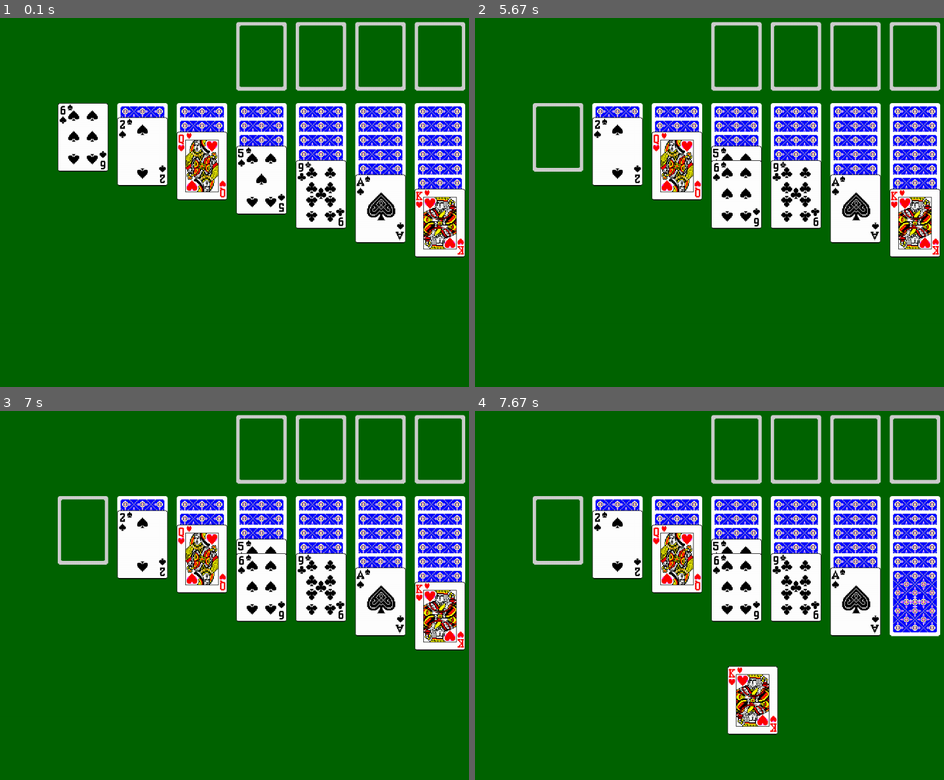
Above: before the commit, frames 1-4 (two rows, left to right).
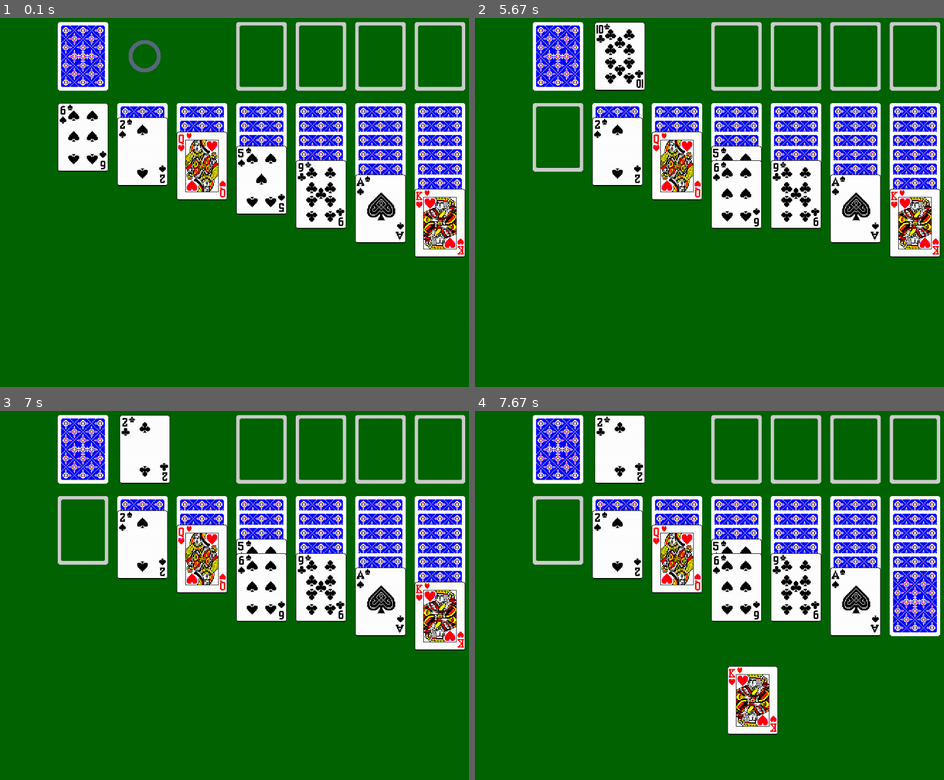
Above: after the commit, the same moments.

Repository: Asteinch/pygame-kabal
Game: pygame game, started from code/game.py
The game is run twice, just before and just after one commit, with the same random seed, the same clock (stepped at 60 frames per second) and the same inputs.
Inputs (mouse positions are in pixels of both pictures, inside the frame that each line leads up to):
- Up to frame 1 (0.1 s): no input
- Up to frame 2 (5.67 s): press the mouse at (854, 209) at 0.37 s; move the mouse to (826, 143) at 0.47 s; release the mouse at (803, 80) at 0.6 s; press the mouse at (559, 136) at 0.7 s; move the mouse to (521, 121) at 0.8 s; release the mouse at (484, 106) at 0.93 s; press the mouse at (854, 139) at 1.03 s; move the mouse to (873, 239) at 1.13 s; release the mouse at (892, 342) at 1.27 s; press the mouse at (854, 139) at 1.37 s; move the mouse to (840, 150) at 1.47 s; release the mouse at (826, 165) at 1.6 s; press the mouse at (559, 136) at 1.7 s; move the mouse to (671, 110) at 1.8 s; release the mouse at (789, 88) at 1.93 s; press the mouse at (559, 136) at 2.03 s; move the mouse to (667, 113) at 2.13 s; release the mouse at (775, 91) at 2.27 s; press the mouse at (559, 136) at 2.37 s; move the mouse to (639, 180) at 2.47 s; release the mouse at (718, 220) at 2.6 s; press the mouse at (854, 54) at 2.7 s; move the mouse to (845, 80) at 2.8 s; release the mouse at (836, 106) at 2.93 s; press the mouse at (676, 165) at 3.03 s; move the mouse to (578, 125) at 3.13 s; release the mouse at (479, 84) at 3.27 s; press the mouse at (737, 139) at 3.37 s; move the mouse to (700, 191) at 3.47 s; release the mouse at (667, 243) at 3.6 s; press the mouse at (737, 139) at 3.7 s; move the mouse to (676, 224) at 3.8 s; release the mouse at (615, 309) at 3.93 s; press the mouse at (615, 110) at 4.03 s; move the mouse to (643, 187) at 4.13 s; release the mouse at (667, 265) at 4.27 s; press the mouse at (915, 125) at 4.37 s; move the mouse to (836, 220) at 4.47 s; release the mouse at (756, 313) at 4.6 s; press the mouse at (737, 125) at 4.7 s; move the mouse to (789, 195) at 4.8 s; release the mouse at (840, 265) at 4.93 s; press the mouse at (559, 54) at 5.53 s; move the mouse to (564, 147) at 5.63 s
- Up to frame 3 (7 s): release the mouse at (93, 628) at 5.77 s; press the mouse at (84, 447) at 5.87 s; move the mouse to (79, 466) at 5.97 s; release the mouse at (75, 484) at 6.1 s; press the mouse at (84, 447) at 6.2 s; move the mouse to (145, 543) at 6.3 s; release the mouse at (211, 639) at 6.43 s; press the mouse at (318, 588) at 6.53 s; move the mouse to (211, 628) at 6.63 s; release the mouse at (98, 672) at 6.77 s; press the mouse at (318, 518) at 6.87 s; move the mouse to (206, 584) at 6.97 s
- Up to frame 4 (7.67 s): release the mouse at (568, 654) at 7.1 s; press the mouse at (915, 617) at 7.2 s; move the mouse to (836, 562) at 7.3 s; release the mouse at (761, 510) at 7.43 s; press the mouse at (854, 602) at 7.53 s; move the mouse to (728, 665) at 7.63 s

The runs differ from the first frame. In frame 1, 2.3% of the frame differs, in the area x 12-35%, y 1-20%; in frame 2, 4.1%, in the area x 12-37%, y 1-20%; in frame 3, 4.1%; in frame 4, 4.1%.

Commit message:
1 kort kabal funker

Diff:
--- a/code/card.py
+++ b/code/card.py
@@ -2,7 +2,6 @@
 import re
 import random
 import os
-import time
 
 class Card:
 
@@ -13,6 +12,8 @@
         self.all_cards = []
         self.piles = [[], [], [], [], [], [], []]
         self.deck =[]
+        self.deck_opened =[]
+
         self.held_cards = []
 
         self.top_decks = [[], [], [], []]
@@ -22,7 +23,8 @@
 
         self.pile_number = 0
 
-        self.pile_dragged_from = int
+        self.pile_dragged_from = -1
+        self.deck_dragged_from = False
 
         self.back_card = pygame.image.load("images/h96/upscaled/backbluepattern.png")
         self.empty_tile = pygame.image.load("images/h96/upscaled/emptytile.png")
@@ -36,6 +38,7 @@
         self.shuffle()
         self.deal_cards()
 
+# ------------ Klargjøring og Data
 
     def get_value_and_type(self, name):
 
@@ -63,7 +66,7 @@
 
     def get_card_hitbox(self, x, y, pile, card):
 
-        return pygame.Rect(x, y, 104, 30) if card != pile[-1] else pygame.Rect(x, y, 106, 144)
+        return pygame.Rect(x, y, 106, 30) if card != pile[-1] else pygame.Rect(x, y, 106, 144)
 
     def extract_number(self, filename):
 
@@ -84,11 +87,15 @@
 
         self.deck = self.all_cards
 
+        for pile in self.deck:
+
+            pile[2] = pygame.Rect(300, 30, 106, 144)
+            pile[3] = False
+
         for pile in self.piles:
             pile[-1][3] = False
 
-        print(self.piles)
-
+# ------------- Grafikk
 
     def print_held_cards(self):
 
@@ -103,7 +110,6 @@
                 self.win.blit(card[0], (pos[0], pos[1] + y_increase))
 
                 y_increase += 30
-
 
     def print_top_decks(self):
 
@@ -136,6 +142,46 @@
                 print_y += 30
             print_x += 125
 
+    def print_deck(self):
+
+        if len(self.deck_opened) == 0:
+            self.win.blit((pygame.image.load("images/h96/upscaled/restock.png")), (430, 30))
+        else:
+            self.win.blit((self.deck_opened[-1][0]), (430, 30))
+
+        if len(self.deck) == 0:
+            self.win.blit((pygame.image.load("images/h96/upscaled/restock.png")), (300, 30))
+        else:
+            self.win.blit(self.back_card, (300, 30))
+
+# ------------- Pårvirkes
+
+    def pick_from_deck(self):
+
+        pos = pygame.mouse.get_pos()
+
+        if len(self.held_cards) == 0:
+
+            if len(self.deck_opened) > 0 and self.deck_opened[-1][2].collidepoint(pos):
+
+                self.held_cards.append(self.deck_opened[-1])
+                self.deck_dragged_from = self.deck_opened[-1]
+                self.deck_opened.remove(self.deck_opened[-1])
+                return True
+
+            if len(self.deck) > 0 and pygame.Rect(300, 30, 106, 144).collidepoint(pos):
+
+                self.deck_opened.append(self.deck[-1])
+                self.deck.remove(self.deck[-1])
+                self.deck_opened[-1][2] = pygame.Rect(430, 30, 106, 144)
+                return True
+
+            if len(self.deck) == 0 and pygame.Rect(300, 30, 106, 144).collidepoint(pos):
+
+                self.deck_opened.reverse()
+                self.deck = self.deck_opened
+                self.deck_opened = []
+                return True
 
     def pick_up_cards(self):
 
@@ -148,19 +194,16 @@
             for pile_number, pile in enumerate(self.piles):
                 for card in pile:
 
-                    if card[2].collidepoint(pos) and card[3] == False:
-
+                    if card[2].collidepoint(pos) and card[3] == False and not pygame.Rect(430, 30, 106, 144).collidepoint(pos):
                         if len(self.held_cards) == 0:
-
 
                             index_of_card = pile.index(card)
                             self.held_cards = [inner_list for inner_list in pile[index_of_card:]]
-
                             self.piles[pile_number] = [card for card in pile if card not in self.held_cards]
-
                             self.pile_dragged_from = pile_number
-
                             self.pile_number = pile_number
+
+                            return True
 
     def drop_cards(self):
 
@@ -170,7 +213,7 @@
 
             for hitbox_index, hitbox in enumerate(self.pile_is_empty):
                 if (hitbox.collidepoint(pos)) and (self.held_cards[0][1][1] == 13 or hitbox_index == self.pile_number):
-                # for tomme bunker
+                    # for tomme bunker
 
                     self.piles[hitbox_index].extend(self.held_cards)
                     self.held_cards = []
@@ -178,12 +221,13 @@
 
                     if len(self.piles[self.pile_dragged_from]) > 0 and self.piles[self.pile_dragged_from][-1][3]:
                         self.piles[self.pile_dragged_from][-1][3] = False
+                        return True
 
                     return False
 
             for pile_number, pile in enumerate(self.piles):
                 for card in pile:
-                # for vanlig plasseringer
+                    # for vanlig plasseringer
 
                     if card[2].collidepoint(pos) and (self.can_place(card, pile_number) == True):
 
@@ -193,9 +237,11 @@
                         if len(self.piles[self.pile_dragged_from]) > 0 and self.piles[self.pile_dragged_from][-1][3]:
                             self.piles[self.pile_dragged_from][-1][3] = False
 
+                        return True
+
             if len(self.held_cards) == 1:
                 for index, slot in enumerate(self.top_decks):
-                # for toppbunkene
+                    # for toppbunkene
 
                     if slot[0][2].collidepoint(pos):
 
@@ -217,6 +263,17 @@
                                 self.piles[self.pile_dragged_from][-1][3] = False
                             break
 
+                        return True
+
+            if pygame.Rect(430, 30, 106, 144).collidepoint(pos) and self.held_cards[0] == self.deck_dragged_from:
+
+                self.deck_opened.append(self.held_cards[0])
+                self.held_cards = []
+
+                return True
+
+
+# ------------- Status og Bekreftning
 
     def can_place(self, card, pile_number):
 
@@ -227,18 +284,22 @@
             if (card[1][0] == "spades" or card[1][0] == "clubs") and (self.held_cards[0][1][0] == "diamonds" or self.held_cards[0][1][0] == "hearts"):
                 return True
 
-        elif pile_number == self.pile_number:
+        elif pile_number == self.pile_dragged_from:
             return True
 
         return False
 
-    #def can_place_on_top_deck(card):
-
-
-
+    def check_for_win(self):
+
+        for deck in self.top_decks:
+            if len(deck) != 14:
+                return False
+
+        return True
 
     def draw(self):
 
         self.print_piles()
         self.print_top_decks()
+        self.print_deck()
         self.print_held_cards()
--- a/code/game.py
+++ b/code/game.py
@@ -19,17 +19,31 @@
     def update(self):
         pygame.display.update()
 
+        self.clock.tick(30)
+
     def check_for_events(self):
         for event in pygame.event.get():
 
             if event.type == pygame.QUIT:
                 quit()
 
-            if event.type == pygame.MOUSEBUTTONDOWN:
+            if not self.Cards.check_for_win():
 
-                self.Cards.pick_up_cards()
+                if event.type == pygame.MOUSEBUTTONDOWN:
 
-                self.Cards.drop_cards()
+                    if self.Cards.pick_up_cards():
+                        break
+
+                    if self.Cards.drop_cards():
+                        break
+
+                    if self.Cards.pick_from_deck():
+                        break
+
+            else:
+
+                pygame.display.set_caption("Won")
+
 
     def main_loop(self):
         while True:
@@ -37,6 +51,10 @@
             self.update()
             self.check_for_events()
 
+            if self.Cards.check_for_win():
+
+                print("w")
+
 if __name__ == "__main__":
 
     game = Game()
